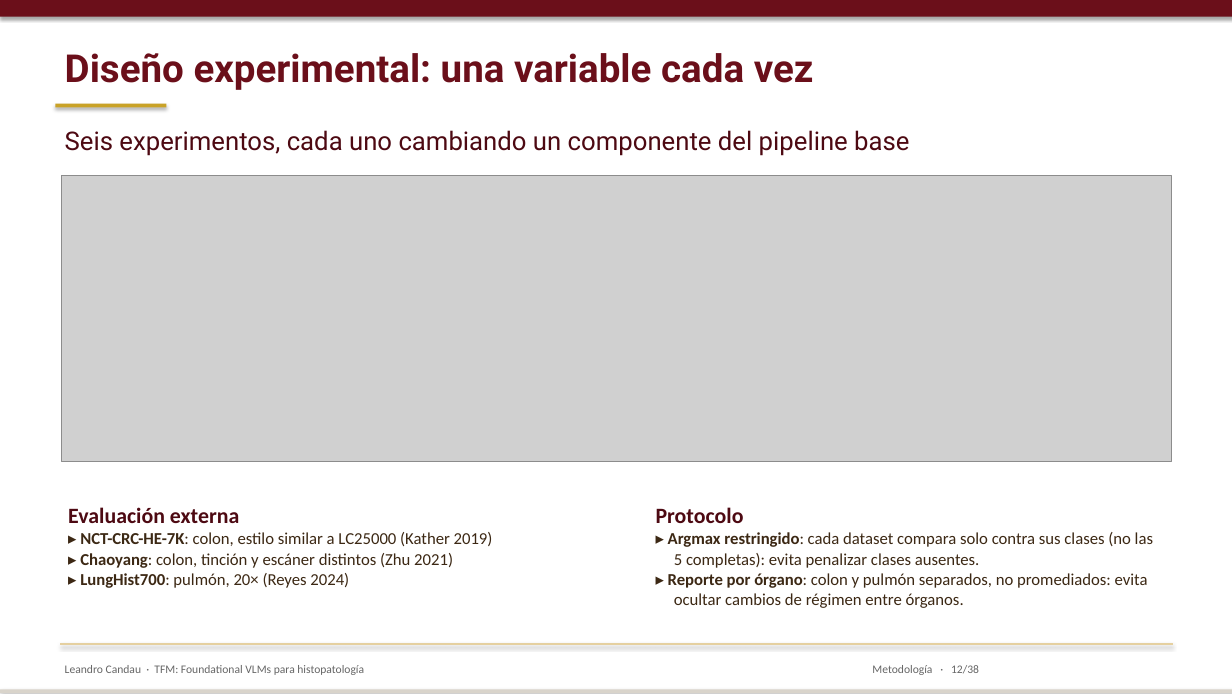
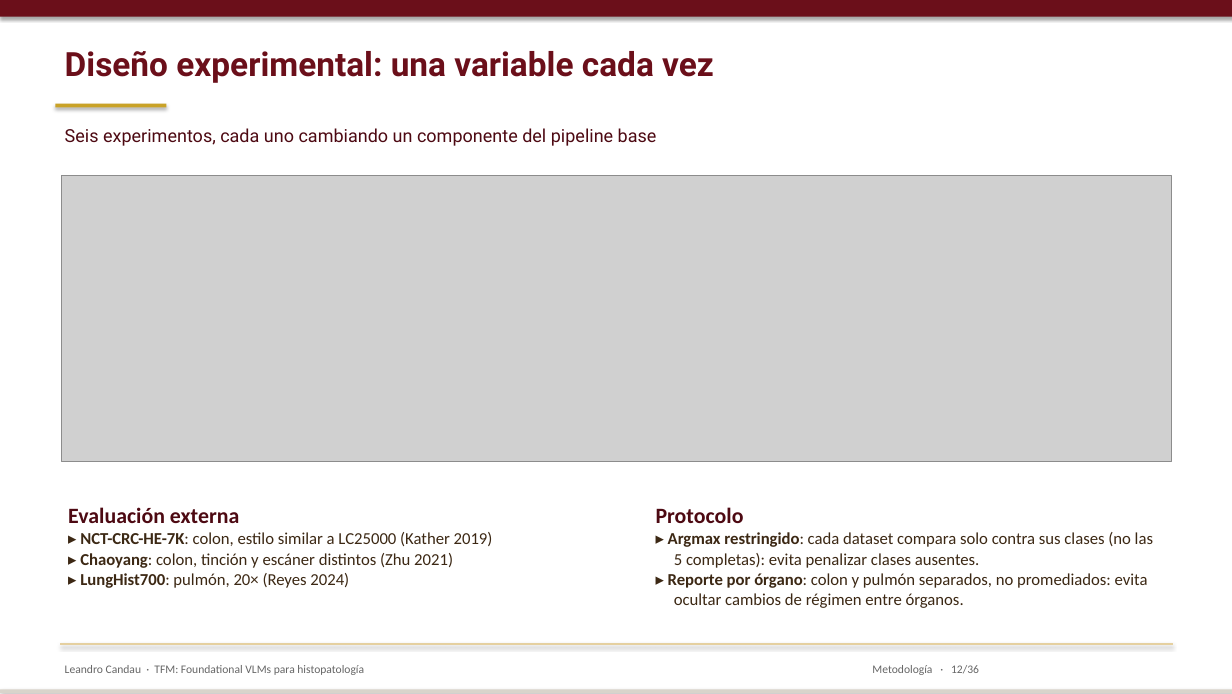
Before and after one commit to lcandau/histopathology-clip-lab, a slide deck: slide 12 of report/TFM_defense.pptx. Drawn at 1232x694 pixels with LibreOffice and Linux fonts; fonts in the diff are those of the drawing; grey boxes stand for pictures. Boxes give left, top, right and bottom in pixels: in the first picture for what was removed or moved away, otherwise in the second. Text is boxed around its words. In the diff, an @@ line names an element or a change of style, - is before the commit and + after.

```diff
--- a/report/TFM_defense.pptx
+++ b/report/TFM_defense.pptx
@@ text "Diseño experimental: una variable cada ..." at <box>65,51,714,83</box>: size 30 to 26 pt @@
@@ text "Seis experimentos, cada uno cambiando ..." at <box>65,128,657,146</box>: size 20 to 14 pt @@
```
Also in this commit, not shown: 28 other slides changed, 1 slide added, 3 slides removed.
